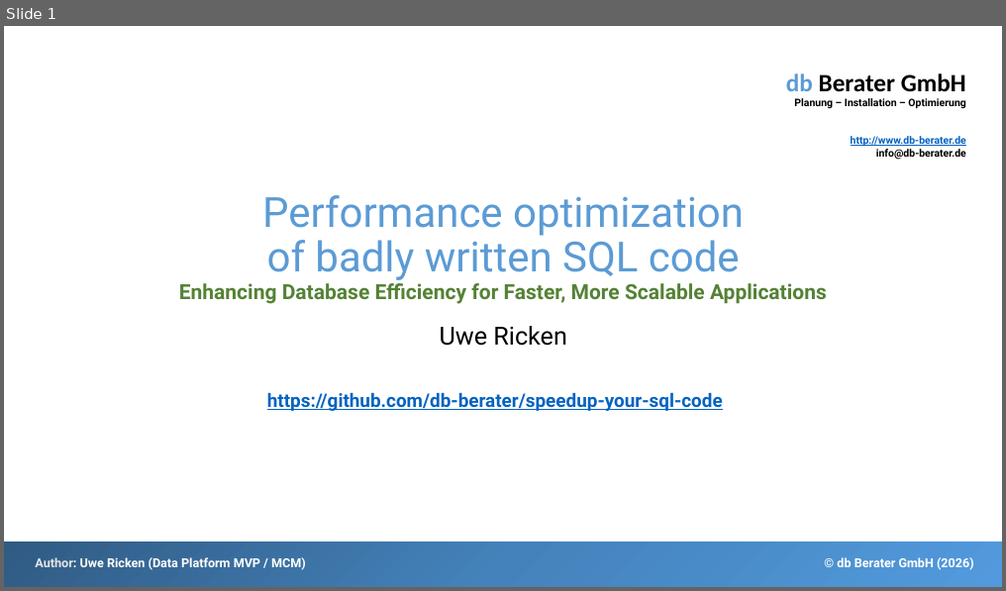
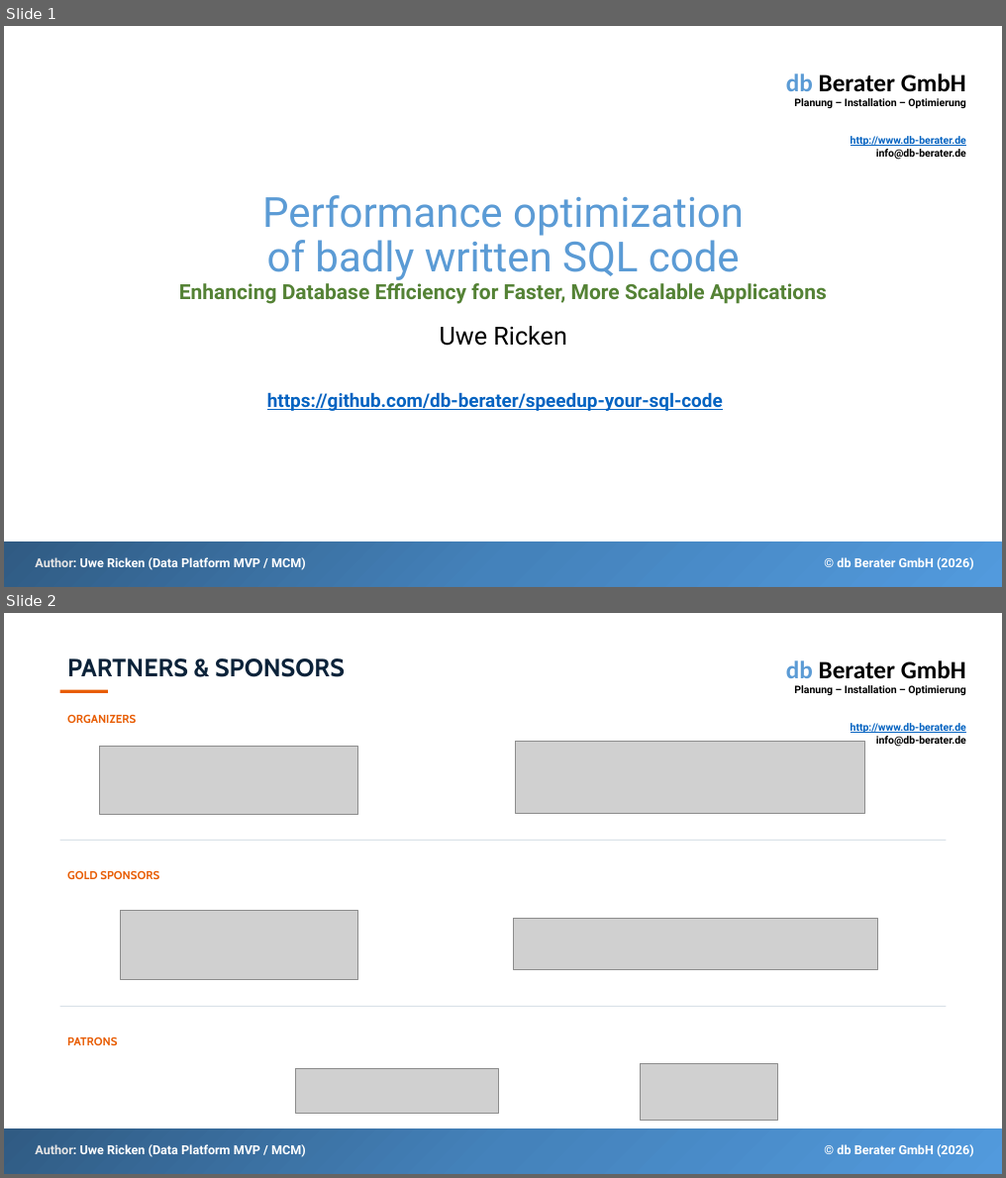
Before and after one commit to db-berater/speedup-your-sql-code, a slide deck: 01 - Documents and Preparation/Accelerate your T-SQL Code.pptx. Shown one above the other, each under a label of ours: slide 1 before the commit, slides 1 and 2 after it. The pictures are 1006x591 and 1006x1178 pixels, drawn with LibreOffice and Linux fonts; fonts in the diff are those of the drawing; grey boxes stand for pictures. Boxes give left, top, right and bottom in pixels: in the first picture for what was removed or moved away, otherwise in the second. Text is boxed around its words. In the diff, an @@ line names an element or a change of style, - is before the commit and + after.

```diff
--- a/01 - Documents and Preparation/Accelerate your T-SQL Code.pptx
+++ b/01 - Documents and Preparation/Accelerate your T-SQL Code.pptx
@@ slide 2 added at box(4, 613, 1002, 1174), background #FFFFFF; not listed: 4 template elements that a slide beside it also shows @@
@@ group added at box(60, 659, 945, 1121): 6 pictures, 4 texts, 3 rectangles @@
+PARTNERS & SPONSORS
+GOLD SPONSORS
+PATRONS
+ORGANIZERS
```
Also in this commit, not shown: 1 slide changed, 3 other slides added, 4 other files.
